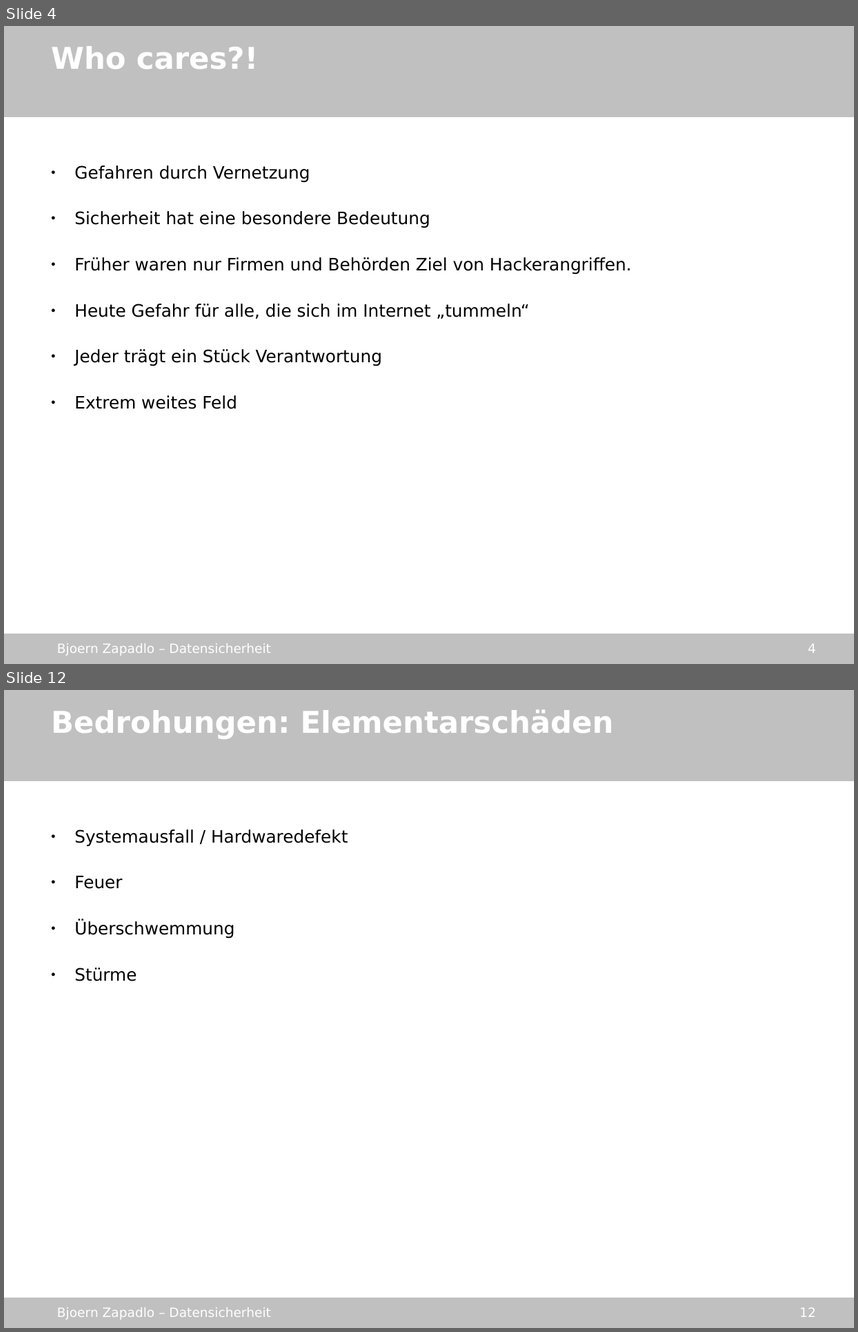
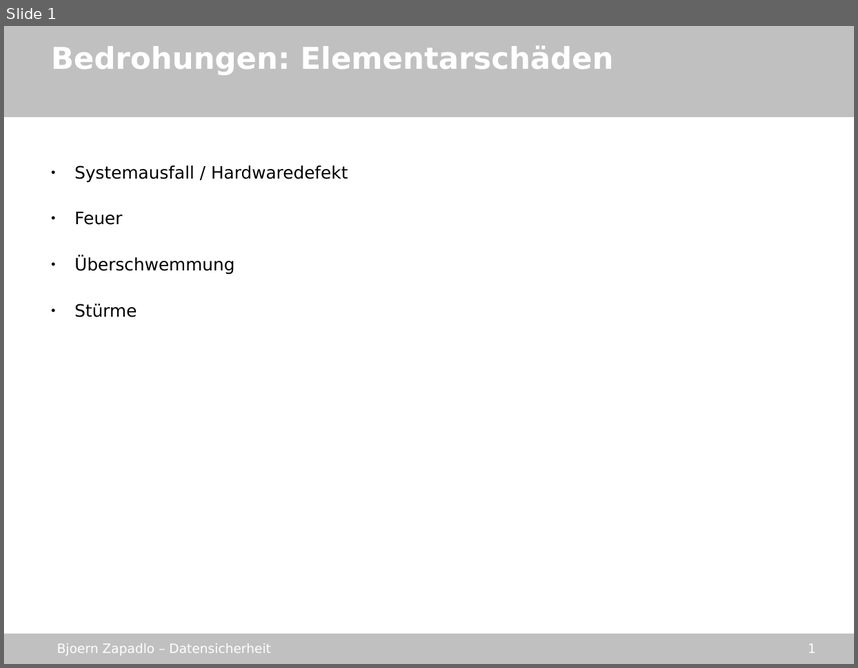
Before and after one commit to gmb2012/sae-datasecurity, a slide deck: stuff/datensicherheit_sae.odp. Shown one above the other, each under a label of ours: slides 4 and 12 before the commit, slide 1 after it; the slides between them are not shown. The pictures are 858x1332 and 858x668 pixels, drawn with LibreOffice and Linux fonts; fonts in the diff are those of the drawing; background and template pictures are left out. Boxes give left, top, right and bottom in pixels: in the first picture for what was removed or moved away, otherwise in the second. Text is boxed around its words. In the diff, an @@ line names an element or a change of style, - is before the commit and + after.

```diff
--- a/stuff/datensicherheit_sae.odp
+++ b/stuff/datensicherheit_sae.odp
@@ slide 4 removed at (4,26,854,664), background picture (left out); not listed: 4 template elements that a slide beside it also shows @@
@@ text removed at (51,46,259,69) @@
-Who cares?!
@@ text removed at (74,165,632,409) @@
-● Gefahren durch Vernetzung
-● Sicherheit hat eine besondere Bedeutung
-● Früher waren nur Firmen und Behörden Ziel von Hackerangriffen.
-● Heute Gefahr für alle, die sich im Internet „tummeln“
-● Jeder trägt ein Stück Verantwortung
-● Extrem weites Feld
@@ what was slide 12 is now slide 1 @@
@@ page number at (808,644,816,653): text changed @@
-12
+1
```
Also in this commit, not shown: 2 slides changed, 10 other slides removed, 4 other files.
